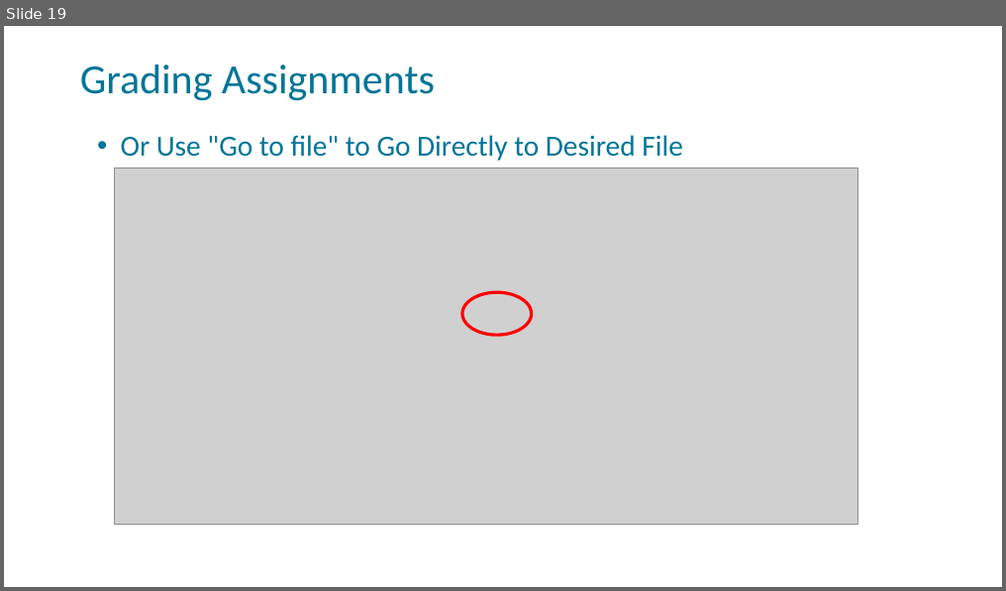
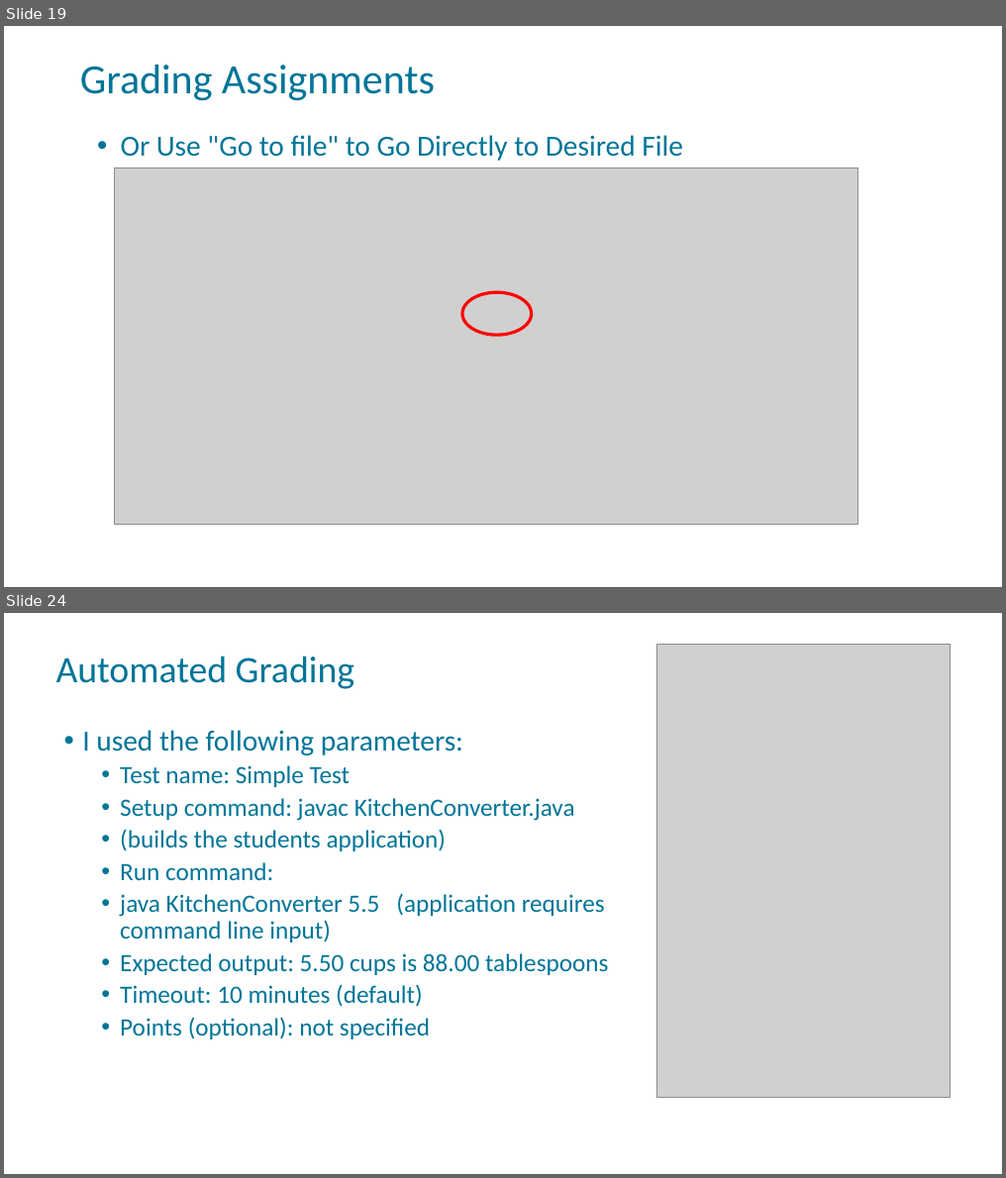
Before and after one commit to FSCJ-FacultyDev/SWC-Virtual-2023, a slide deck: slides/GitHubClassroom-Instructor.pptx. Shown one above the other, each under a label of ours: slide 19 before the commit, slides 19 and 24 after it; the slides between them are not shown. The pictures are 1006x591 and 1006x1178 pixels, drawn with LibreOffice and Linux fonts; fonts in the diff are those of the drawing; grey boxes stand for pictures; background and template pictures are left out. Boxes give left, top, right and bottom in pixels: in the first picture for what was removed or moved away, otherwise in the second. Text is boxed around its words. In the diff, an @@ line names an element or a change of style, - is before the commit and + after.

Commit message:
added auto-grading slides

```diff
--- a/slides/GitHubClassroom-Instructor.pptx
+++ b/slides/GitHubClassroom-Instructor.pptx
@@ slide 24 added at <box>4,613,1002,1174</box>, background picture (left out); not listed: 1 template element that a slide beside it also shows @@
@@ text added at <box>56,656,354,689</box>, 36 pt, text #007598 @@
+Automated Grading
@@ picture added at <box>657,644,950,1098</box> @@
@@ text added at <box>82,730,608,1040</box>, 24 pt, text #007598 @@
+• I used the following parameters:
+  • Test name: Simple Test
+  • Setup command: javac KitchenConverter.java
+  • (builds the students application)
+  • Run command:
+  • java KitchenConverter 5.5 (application requires command line input)
+  • Expected output: 5.50 cups is 88.00 tablespoons
+  • Timeout: 10 minutes (default)
+  • Points (optional): not specified
```
Also in this commit, not shown: 15 other slides added.
